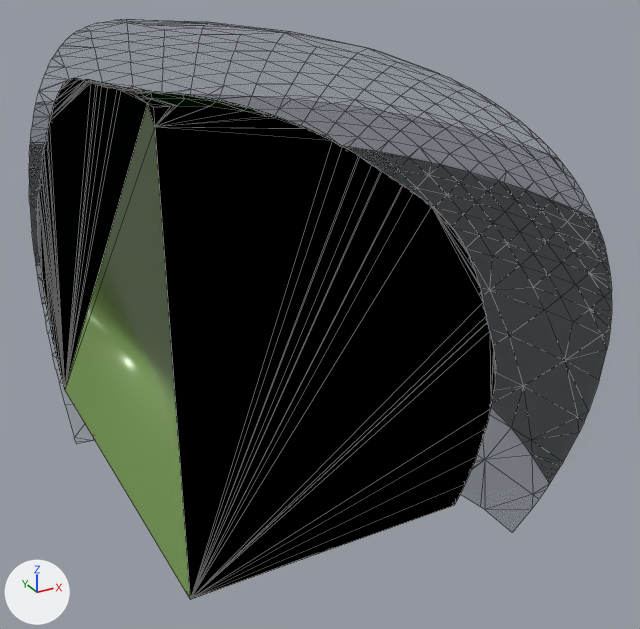
Before and after pictures for a commit that changed the glTF model assets/models/enemies/glass_globe_tr_235.glb.
Camera for both pictures: a camera (50 mm lens) standing at (-21.0, -41.2, 33.8) and looking at (-0.5, -4.0, 15.2). Arrows for +X, +Y and +Z are at lower left; the lights stay in place. The first picture is the older version. Mesh edges are drawn as thin lines. Vertices at exactly the same position are counted once.

The older version as bpy lines, for what is in view:
```python
me_glass_globe_tr = bpy.data.meshes.new('glass_globe_tr')
me_glass_globe_tr.from_pydata(...)  # 1289 vertices, 2437 faces; spans x -12.0..9.9, y -14.0..9.9, z 5.9..31.0
me_glass_globe_tr.materials.append(mat_globe2_k0_98)  # black #03121d
me_glass_globe_tr.materials.append(mat_globe2_k1_100)  # dark blue #162130
me_glass_globe_tr.materials.append(mat_globe2_k2_4)  # dark grey #303030
me_glass_globe_tr.materials.append(mat_globe2_k3_38)  # dark green #124812
me_glass_globe_tr.materials.append(mat_globe2_k4_39)  # dark green #1d5319
me_glass_globe_tr.materials.append(mat_globe2_k5_41)  # dark green #386629
me_glass_globe_tr.materials.append(mat_globe2_k7_43)  # green #759453
me_glass_globe_tr.materials.append(mat_globe2_k6_42)  # green #537d3c
me_glass_globe_tr.materials.append(mat_globe2_rim_1)  # black #0a0a0a
me_glass_globe_tr.materials.append(mat_globe2_mid_98)  # black #03121d
me_glass_globe_tr.materials.append(mat_globe2_clear_100)  # dark blue #162130
ob_glass_globe_tr = bpy.data.objects.new('glass_globe_tr', me_glass_globe_tr)
ob_glass_globe_tr.location = (0.0, 0.0, 0.0)
```
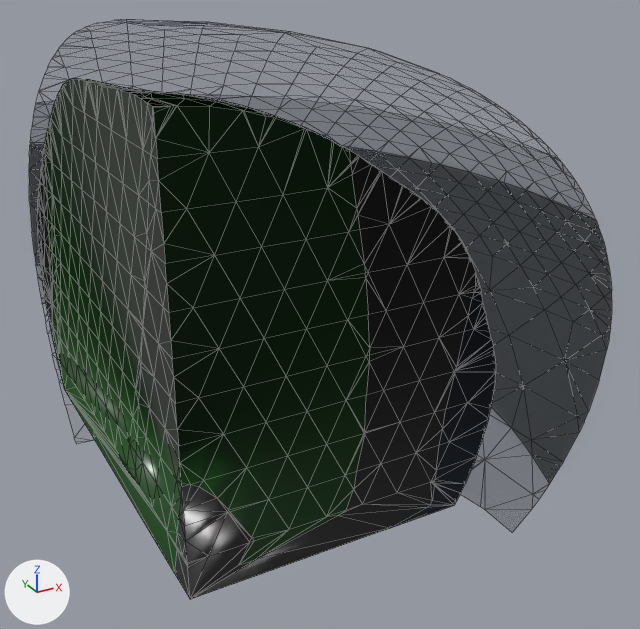
The change, as a list of edits to the scene's bpy script:
```text
Change me_glass_globe_tr:
    used by ob_glass_globe_tr; location = (0.0, 0.0, 0.0)
    remove me_glass_globe_tr.from_pydata(...)  # 1289 vertices, 2437 faces; spans x -12.0..9.9, y -14.0..9.9, z 5.9..31.0
    add me_glass_globe_tr.from_pydata(...)  # 1636 vertices, 3133 faces; spans x -12.0..9.9, y -14.0..9.9, z 5.9..31.0
    me_glass_globe_tr part 1: 1 vertex removed from x -12.0, y -14.0, z 27.9; 348 vertices added at x -12.0..1.5, y -14.0..8.4, z 8.9..28.5
```

Location of each change, (x1, y1, x2, y2) in pixels of the pictures (640 x 629 px):
part 1 of me_glass_globe_tr, reshaped: before (65, 103, 332, 599); after (37, 78, 496, 599)
